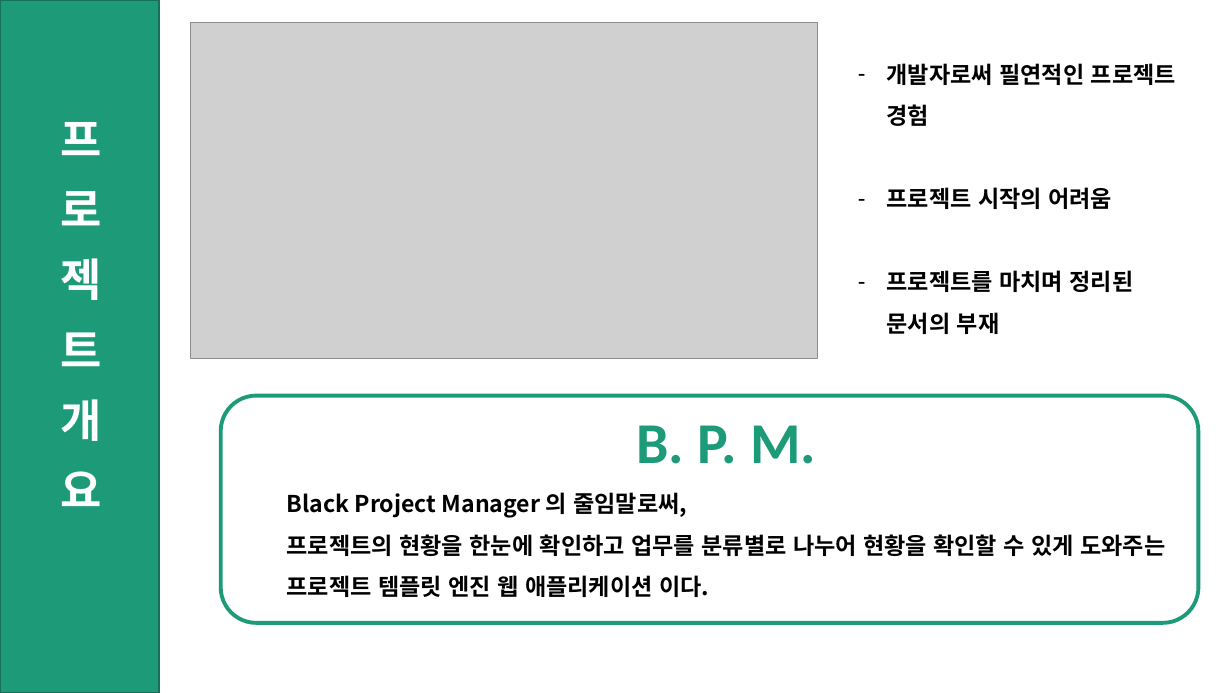
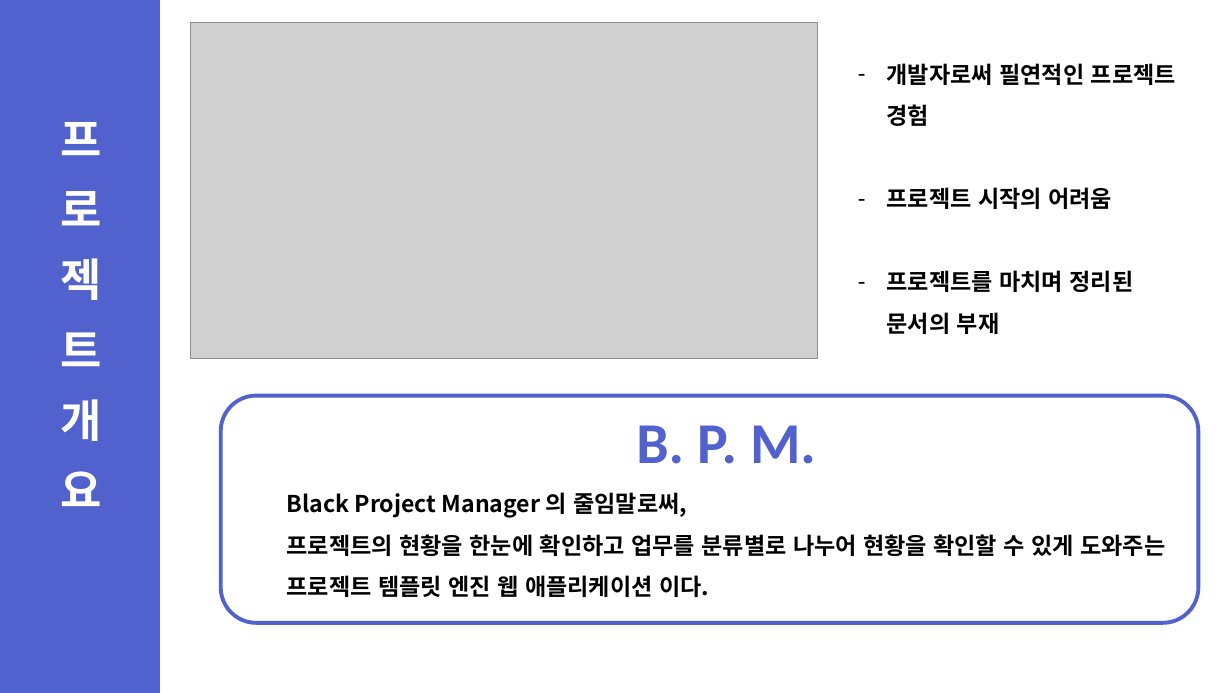
Before and after one commit to ShinHyeonSeong/Final, a slide deck: slide 3 of 기획 UI/A조 프로토타입 발표.pptx (slide 4 before the commit). Drawn at 1232x693 pixels with LibreOffice and Linux fonts; fonts in the diff are those of the drawing; grey boxes stand for pictures. Boxes give left, top, right and bottom in pixels: in the first picture for what was removed or moved away, otherwise in the second. Text is boxed around its words. In the diff, an @@ line names an element or a change of style, - is before the commit and + after.

```diff
--- a/기획 UI/A조 프로토타입 발표.pptx
+++ b/기획 UI/A조 프로토타입 발표.pptx
@@ rectangle at [0,0,159,693]: fill #1D9A78 to #5161CE; outline #157259 1 pt to #5161CE 1 pt @@
@@ rounded rectangle at [221,396,1199,623]: outline #1D9A78 3 pt to #5161CE 3 pt @@
@@ text "B. P. M." at [636,425,816,464]: text colour #1D9A78 to #5161CE @@
```
Also in this commit, not shown: 5 other slides changed, 1 slide removed, 7 other files.
